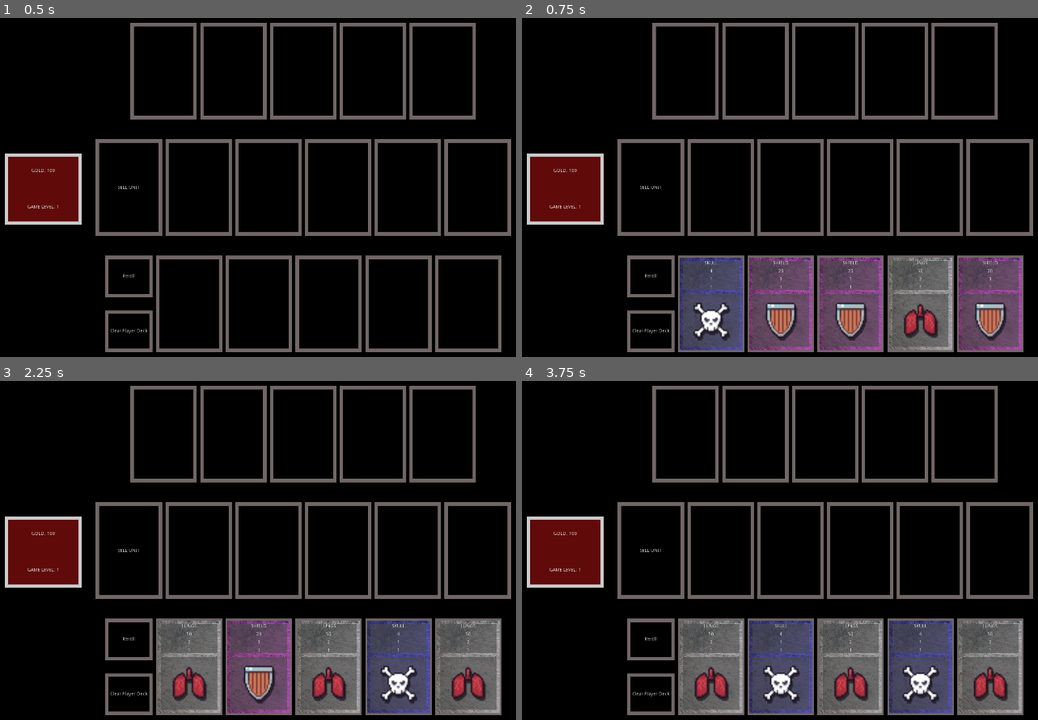
Above: before the commit, frames 1-4 (two rows, left to right).
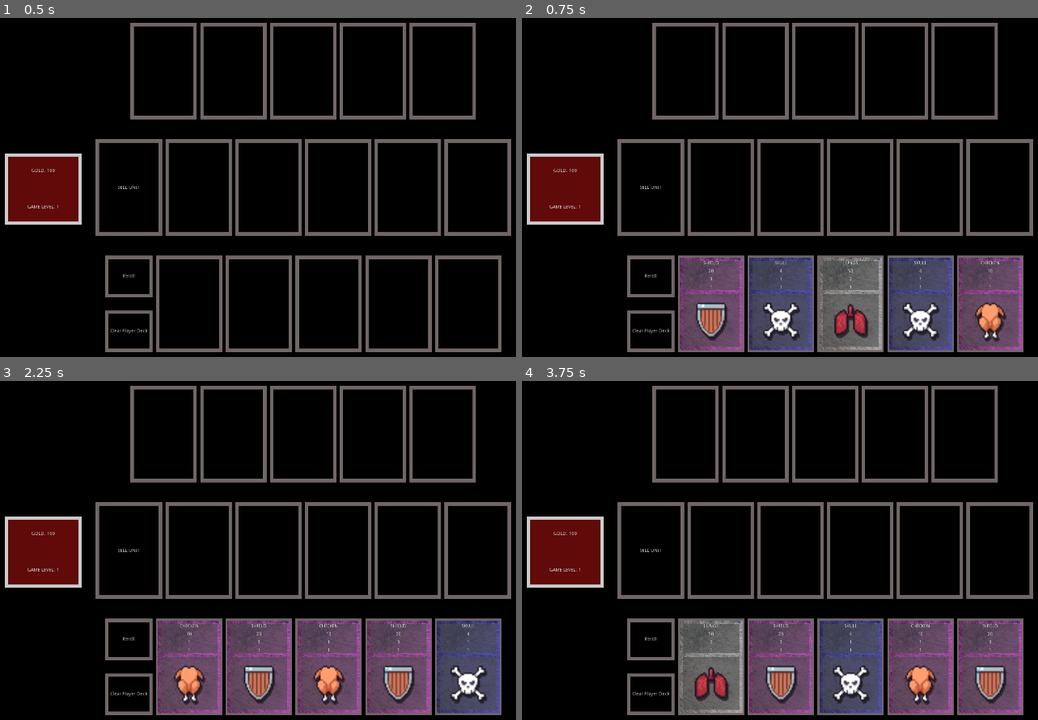
Above: after the commit, the same moments.

Repository: RM35/steel-chalk-asset
Game: Godot game, scene res://main.tscn
The game is run twice, just before and just after one commit, with the same random seed, the same clock (stepped at 60 frames per second) and the same inputs.
Inputs:
- Up to frame 1 (0.5 s): no input
- Up to frame 2 (0.75 s): click "Reroll" at 0.5 s
- Up to frame 3 (2.25 s): click "Clear Player Deck" at 1.25 s; click "Reroll" at 2 s
- Up to frame 4 (3.75 s): click "Clear Player Deck" at 2.75 s; click "Reroll" at 3.5 s

Frame 1 is identical in both runs. In frame 2, 11% of the frame differs, in the area x 30-94%, y 70-99%; in frame 3, 10%; in frame 4, 10%.

Commit message:
Add chicken card

Diff:
--- /dev/null
+++ b/unit/unit_data/unit_chicken.tres
@@ -0,0 +1,16 @@
+[gd_resource type="Resource" load_steps=2 format=2]
+
+[ext_resource path="res://unit/unit_data/unit_stats.gd" type="Script" id=1]
+
+[resource]
+script = ExtResource( 1 )
+unit_name = "CHICKEN"
+health = 10
+attack = 1
+level = 1
+cost = 3.75
+rarity = 2
+sprite_region_rect = Rect2( 480, 448, 32, 32 )
+ability_trigger = 1
+ability_output = 0
+ability_parameters = 45
--- a/world/world.gd
+++ b/world/world.gd
@@ -7,7 +7,8 @@
 onready var unit_scene = preload("res://unit/unit.tscn")
 var card_types: Array = ["res://unit/unit_data/unit_lungs.tres",
 						"res://unit/unit_data/unit_shield.tres",
-						"res://unit/unit_data/unit_skull.tres"]
+						"res://unit/unit_data/unit_skull.tres",
+						"res://unit/unit_data/unit_chicken.tres"]
 
 #Decks
 onready var enemy_deck = $VB/EnemyCards
